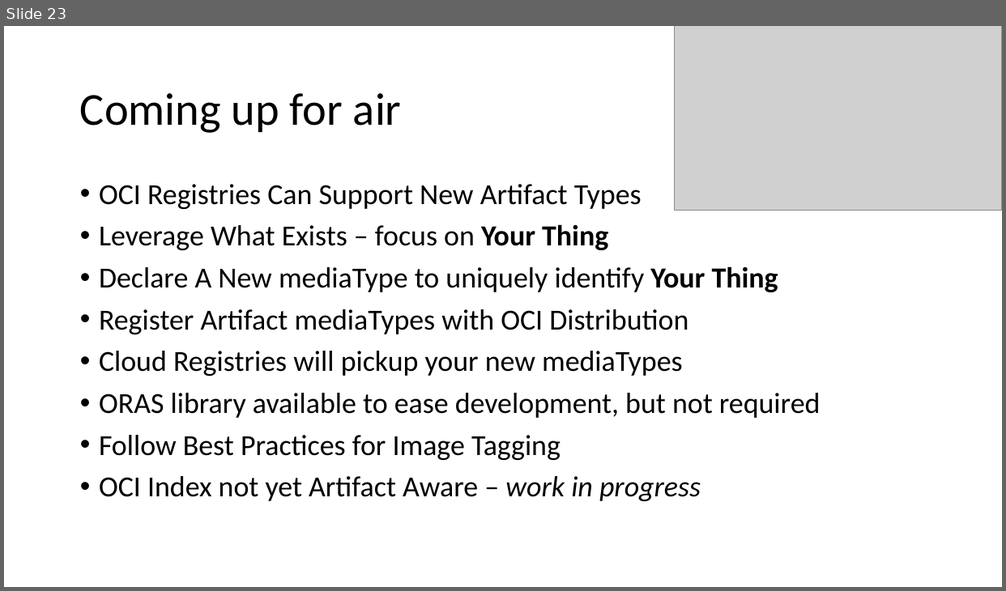
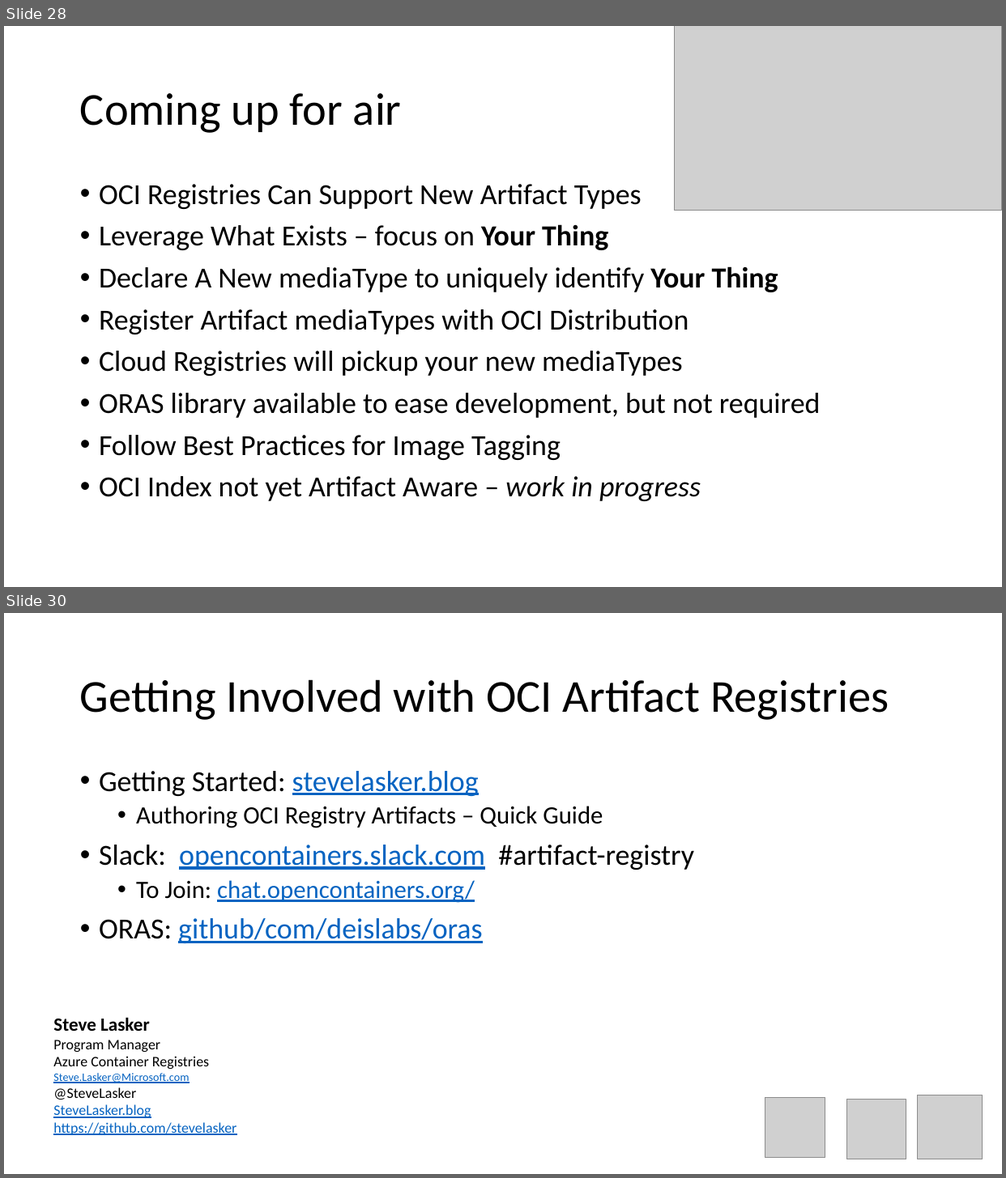
Before and after one commit to SteveLasker/Presentations, a slide deck: ACR/OCIArtifactRegistries.pptm. Shown one above the other, each under a label of ours: slide 23 before the commit, slides 28 and 30 after it; the slides between them are not shown. The pictures are 1006x591 and 1006x1178 pixels, drawn with LibreOffice and Linux fonts; fonts in the diff are those of the drawing; grey boxes stand for pictures. Boxes give left, top, right and bottom in pixels: in the first picture for what was removed or moved away, otherwise in the second. Text is boxed around its words. In the diff, an @@ line names an element or a change of style, - is before the commit and + after.

Commit message:
OCI artifact registry Rejekts deck updates

```diff
--- a/ACR/OCIArtifactRegistries.pptm
+++ b/ACR/OCIArtifactRegistries.pptm
@@ slide 30 added at (4,613,1002,1174), background #FFFFFF @@
@@ title added at (80,679,889,720), 44 pt, text #000000 @@
+Getting Involved with OCI Artifact Registries
@@ text added at (99,771,694,943), 28 pt, text #000000 @@
+• Getting Started: stevelasker.blog
+  • Authoring OCI Registry Artifacts – Quick Guide
+• Slack: opencontainers.slack.com #artifact-registry
+  • To Join: chat.opencontainers.org/
+• ORAS: github/com/deislabs/oras
@@ text added at (53,1017,236,1135), 14 pt, text #0563C1, underline @@
+Steve Lasker
+Program Manager
+Azure Container Registries
+Steve.Lasker@Microsoft.com
+@SteveLasker
+SteveLasker.blog
+https://github.com/stevelasker
@@ picture added at (765,1098,825,1158) @@
@@ picture added at (918,1095,982,1160) @@
@@ picture added at (847,1100,906,1160) @@
@@ what was slide 23 is now slide 28 @@
```
Also in this commit, not shown: 10 slides changed, 6 other slides added, 2 slides removed.
